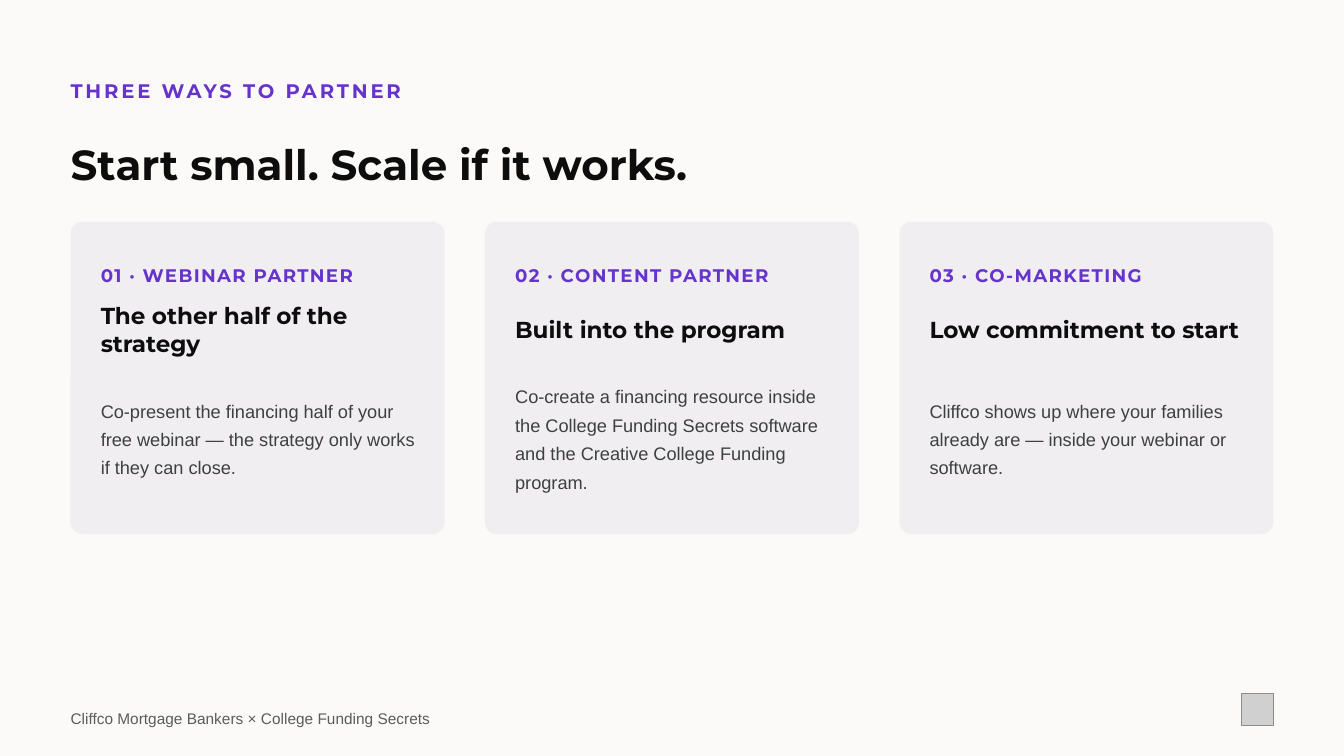
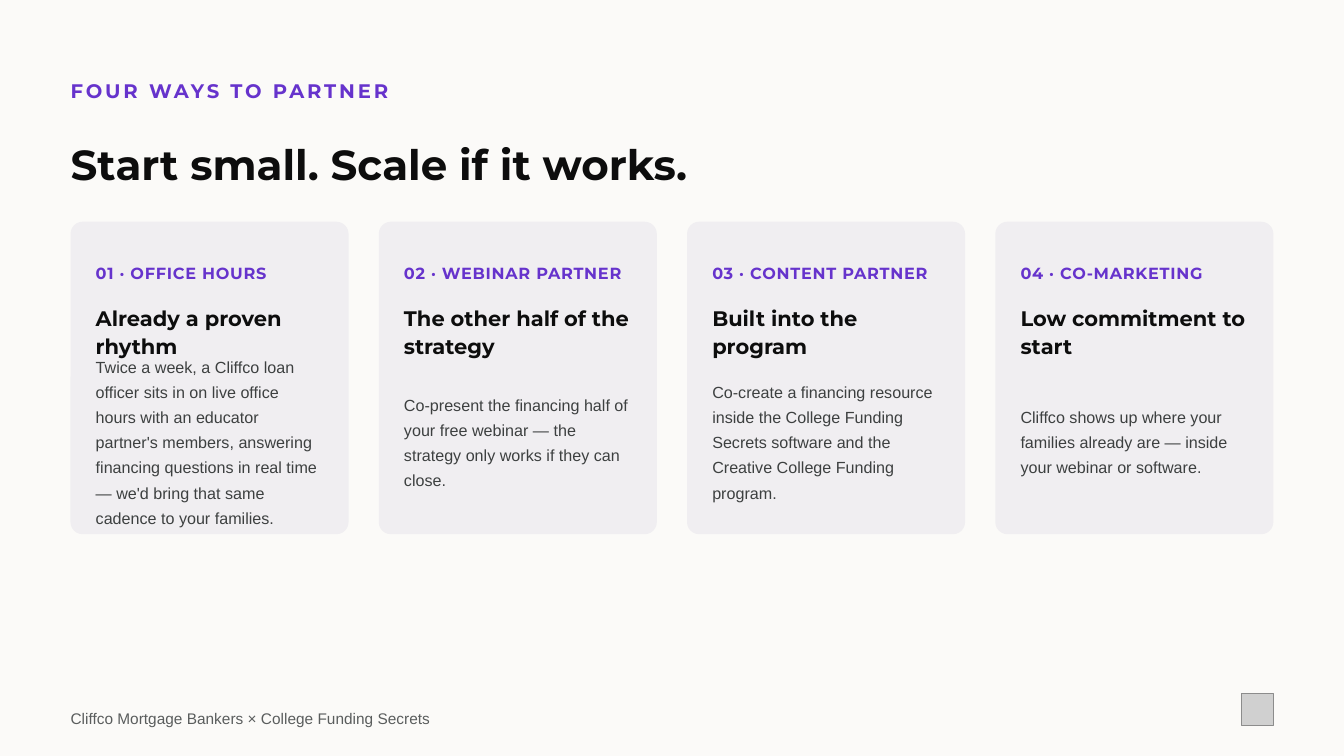
Before and after one commit to loganlevy1/STR, a slide deck: slide 8 of outreach/pitch-decks/cliffco-lance-morgan-partnership.pptx. Drawn at 1344x756 pixels with LibreOffice and Linux fonts; fonts in the diff are those of the drawing; grey boxes stand for pictures. Boxes give left, top, right and bottom in pixels: in the first picture for what was removed or moved away, otherwise in the second. Text is boxed around its words. In the diff, an @@ line names an element or a change of style, - is before the commit and + after.

```diff
--- a/outreach/pitch-decks/cliffco-lance-morgan-partnership.pptx
+++ b/outreach/pitch-decks/cliffco-lance-morgan-partnership.pptx
@@ text at box(149, 84, 219, 99): text changed @@
-THREE WAYS TO PARTNER
+FOUR WAYS TO PARTNER
@@ rounded rectangle: place and size @@
-rounded rectangle at box(71, 222, 445, 534)
+rounded rectangle at box(71, 222, 349, 534)
@@ proportions changed in 3 elements at box(71, 222, 349, 534), box(995, 222, 1273, 534), box(379, 222, 657, 534) @@
@@ rounded rectangle: place and size @@
-rounded rectangle at box(485, 222, 859, 534)
+rounded rectangle at box(379, 222, 657, 534)
@@ rounded rectangle added at box(688, 222, 966, 534), fill #F0EEF1 @@
@@ rounded rectangle: place and size @@
-rounded rectangle at box(899, 222, 1273, 534)
+rounded rectangle at box(995, 222, 1273, 534)
@@ text at box(96, 267, 266, 279): text changed; size 13 to 11.5 pt @@
-01 · WEBINAR PARTNER
+01 · OFFICE HOURS
@@ text at box(404, 267, 621, 279): text changed; size 13 to 11.5 pt @@
-02 · CONTENT PARTNER
+02 · WEBINAR PARTNER
@@ text added at box(712, 267, 927, 279), 11.5 pt, text #6633CC, bold @@
+03 · CONTENT PARTNER
@@ text at box(1021, 267, 1202, 279): text changed; size 13 to 11.5 pt @@
-03 · CO-MARKETING
+04 · CO-MARKETING
@@ size 16.5 to 15 pt; line spacing 1 to 1.1 in 3 elements at box(1021, 309, 1246, 354), box(712, 309, 857, 359), box(404, 310, 629, 359) @@
@@ text "The other half of the ...": place and size @@
-text "The other half of the ..." at box(101, 306, 348, 357)
+text "The other half of the ..." at box(404, 310, 629, 359)
@@ text "Built into the program": place and size @@
-text "Built into the program" at box(515, 320, 785, 343)
+text "Built into the program" at box(712, 309, 857, 359)
@@ text "Low commitment to start": place and size @@
-text "Low commitment to start" at box(930, 320, 1239, 338)
+text "Low commitment to start" at box(1021, 309, 1246, 354)
@@ text added at box(96, 310, 282, 359), 15 pt, text #0D0D0D, bold @@
+Already a proven rhythm
@@ text added at box(96, 361, 316, 528), 11.5 pt, text #3D4040 @@
+Twice a week, a Cliffco loan officer sits in on live office hours with an educator partner's members, answering financing questions in real time — we'd bring that same cadence to your families.
@@ size 13 to 11.5 pt in 3 elements at box(1021, 411, 1227, 477), box(712, 386, 933, 502), box(404, 399, 627, 486) @@
@@ text "Co-present the financing half of ...": place and size @@
-text "Co-present the financing half of ..." at box(101, 405, 414, 478)
+text "Co-present the financing half of ..." at box(404, 399, 627, 486)
@@ text "Co-create a financing resource inside ...": place and size @@
-text "Co-create a financing resource inside ..." at box(515, 390, 818, 493)
+text "Co-create a financing resource inside ..." at box(712, 386, 933, 502)
@@ text "Cliffco shows up where your ...": place and size @@
-text "Cliffco shows up where your ..." at box(930, 405, 1226, 474)
+text "Cliffco shows up where your ..." at box(1021, 411, 1227, 477)
```
Also in this commit, not shown: 3 other slides changed, 3 other files.
